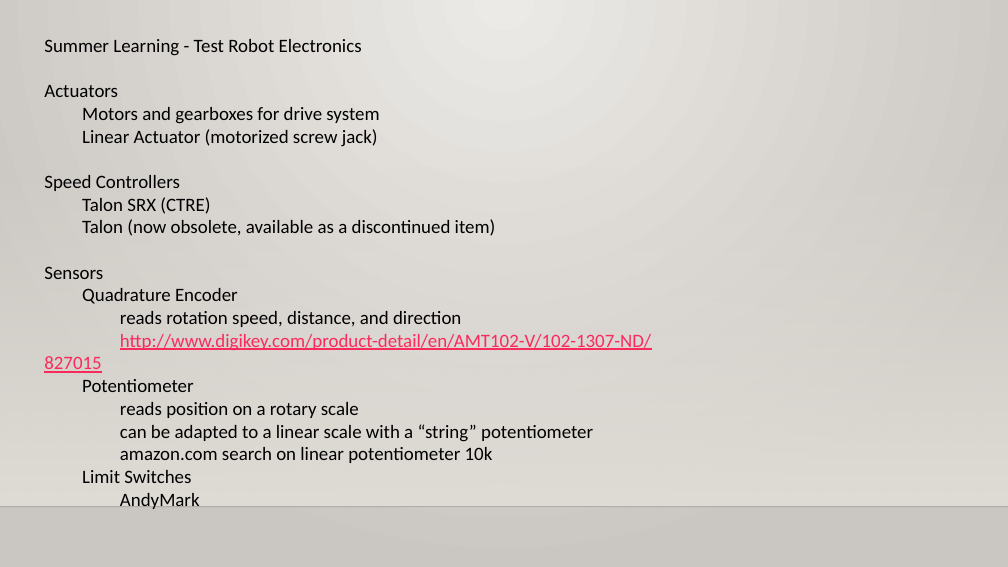
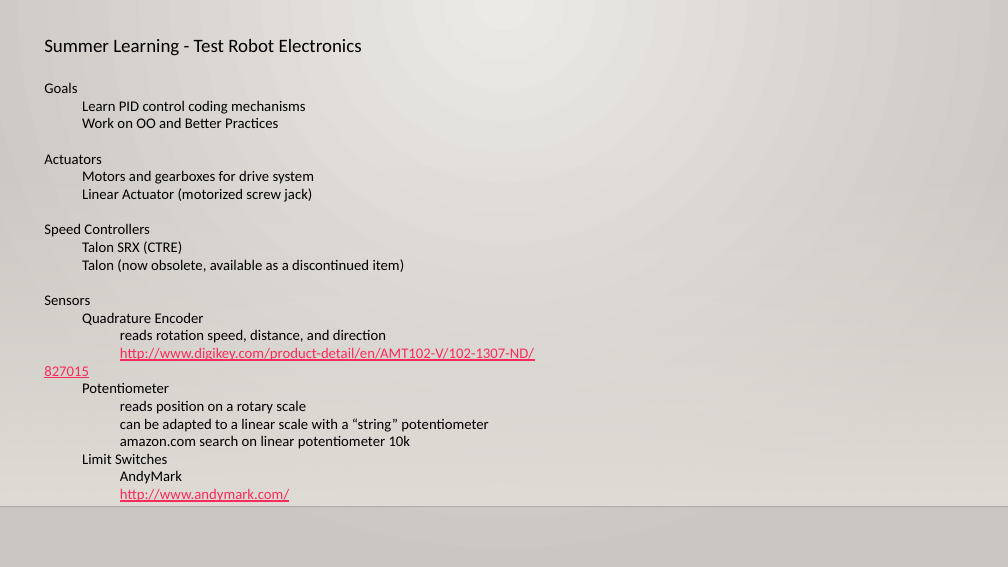
Before and after one commit to 4662FRCRobotics/Training, a slide deck: slide 4 of FRC 4662 Programming Intro.pptx. Drawn at 1008x567 pixels with LibreOffice and Linux fonts; fonts in the diff are those of the drawing; background and template pictures are left out. Boxes give left, top, right and bottom in pixels: in the first picture for what was removed or moved away, otherwise in the second. Text is boxed around its words. In the diff, an @@ line names an element or a change of style, - is before the commit and + after.

```diff
--- a/FRC 4662 Programming Intro.pptx
+++ b/FRC 4662 Programming Intro.pptx
@@ text at (x1=44, y1=83, x2=305, y2=128): paragraphs added @@
+Goals
+Learn PID control coding mechanisms
+Work on OO and Better Practices
@@ text at (x1=44, y1=154, x2=534, y2=484): size 18 to 14 pt in "Actuators", "Motors and gearboxes for drive system", "Linear Actuator (motorized screw jack)", "Speed Controllers" and 12 more places @@
@@ text at (x1=120, y1=489, x2=289, y2=502): paragraph added @@
+http://www.andymark.com/
```
Also in this commit, not shown: 5 other slides changed, 3 other files.
